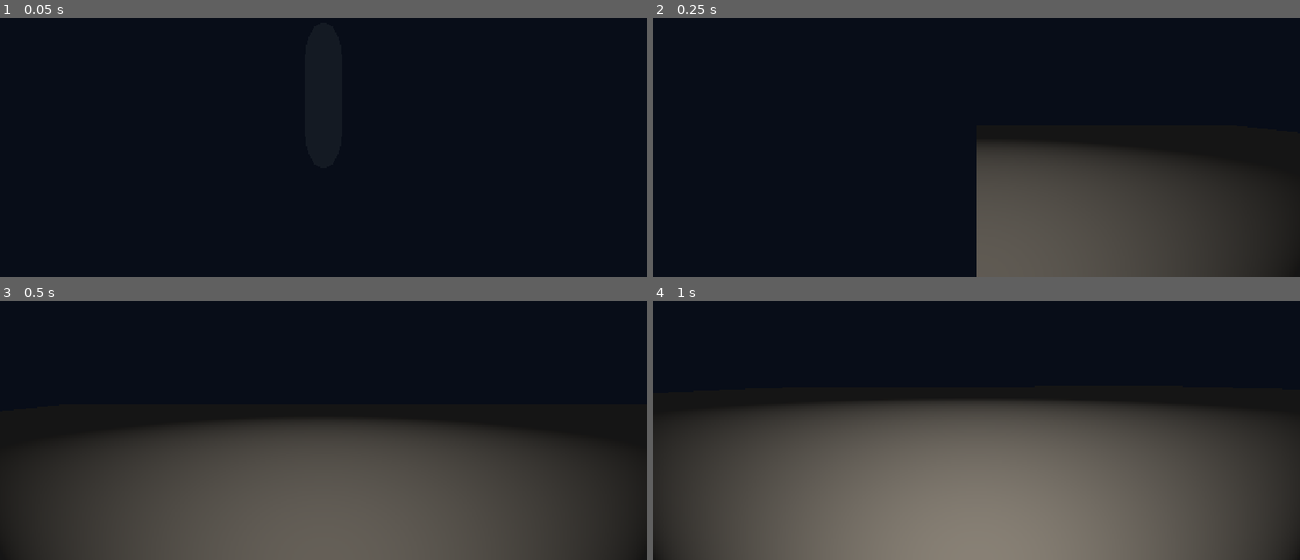
Above: before the commit, frames 1-4 (two rows, left to right).
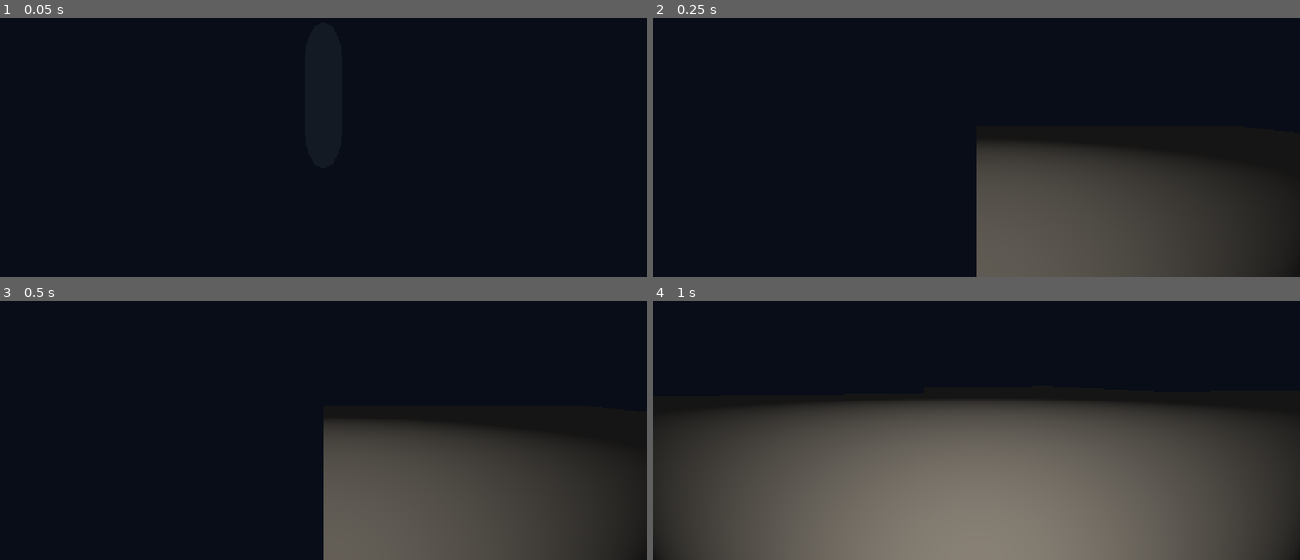
Above: after the commit, the same moments.

Repository: Robert-osu/Mine3d
Game: Godot game, scene res://main.tscn
Two runs of this game, one before a commit and one after it. Both use one fixed random seed, a clock stepped at 60 frames per second and the inputs below. This scene is started directly instead of the project's main scene.
Inputs (mouse positions are in pixels of both pictures, inside the frame that each line leads up to):
- Up to frame 1 (0.05 s): no input
- Up to frame 2 (0.25 s): no input
- Up to frame 3 (0.5 s): no input
- Up to frame 4 (1 s): tap Enter at 0.5 s; move the mouse to (1008, 376) at 0.52 s; hold W (move_forward) from 0.53 s (still down); tap Z at 0.6 s; click (1008, 376) at 0.67 s; tap Space (jump) at 0.77 s

Frame 1 is identical in both runs. In frame 3, 24% of the frame differs, in the area x 0-50%, y 45-100%; in frame 4, less than 0.1%.

Commit message:
chore: оптимизация 2

Diff:
--- a/main.tscn
+++ b/main.tscn
@@ -23,6 +23,7 @@
 planet_scale = 1000
 load_radius = 8
 air_chunks_above = 4
+sections_per_frame = 8
 
 [node name="Player" type="CharacterBody3D" parent="." unique_id=1269606711 node_paths=PackedStringArray("planet")]
 wall_min_slide_angle = 0.5235988
--- a/planet.gd
+++ b/planet.gd
@@ -12,6 +12,8 @@
 
 @export_group("Visual")
 @export var terrain_color: Color = Color("#8b765e")
+
+@export_range(1, 16) var sections_per_frame: int = 2
 
 const CHUNK_SIZE: int = 32
 const BLOCK_SIZE: float = 1.0
@@ -623,7 +625,9 @@
     delta_snapshot: Dictionary,
     request_id: int
 ) -> void:
-    var visible_cells: Array[Vector3i] = []
+
+    # Здесь будут готовые вершины и нормали каждой секции.
+    var section_build_data: Dictionary = {}
 
     var half_size := float(SIZE) * 0.5
     var radius_squared := RADIUS * RADIUS
@@ -645,53 +649,86 @@
                 var gx := chunk_origin.x + x
                 var dx := float(gx) + 0.5 - half_size
 
-                # Проверяем принадлежность сфере без Vector3.
                 if dx * dx + dyz_squared > radius_squared:
                     continue
 
-                # Проверяем разрушение блока.
-                if has_deltas:
-                    var section_id := Vector3i(
-                        key.x * SECTIONS_PER_CHUNK + x / SECTION_SIZE,
-                        key.y * SECTIONS_PER_CHUNK + y / SECTION_SIZE,
-                        key.z * SECTIONS_PER_CHUNK + z / SECTION_SIZE
-                    )
-
-                    if delta_snapshot.has(section_id):
-                        var local_index := (
-                            (z % SECTION_SIZE) * SECTION_SIZE * SECTION_SIZE
-                            + (y % SECTION_SIZE) * SECTION_SIZE
-                            + (x % SECTION_SIZE)
-                        )
-
-                        var delta: PackedByteArray = delta_snapshot[section_id]
-
-                        if delta[local_index] != 0:
-                            continue
-
                 var cell := Vector3i(gx, gy, gz)
-                var exposed := false
-
-                for direction: Vector3i in DIRECTIONS:
-                    if not _is_solid_snapshot(
-                        cell + direction,
+
+                if not _is_solid_snapshot(
+                    cell,
+                    half_size,
+                    radius_squared,
+                    delta_snapshot,
+                    has_deltas
+                ):
+                    continue
+
+                # Определяем секцию внутри чанка.
+                var section_key := Vector3i(
+                    floori(float(x) / SECTION_SIZE),
+                    floori(float(y) / SECTION_SIZE),
+                    floori(float(z) / SECTION_SIZE)
+                )
+
+                var section_data: Dictionary = section_build_data.get(
+                    section_key,
+                    {
+                        "vertices": PackedVector3Array(),
+                        "normals": PackedVector3Array()
+                    }
+                )
+
+                var vertices: PackedVector3Array = section_data["vertices"]
+                var normals: PackedVector3Array = section_data["normals"]
+
+                # Координаты блока относительно секции.
+                var block_origin := Vector3(
+                    posmod(x, SECTION_SIZE),
+                    posmod(y, SECTION_SIZE),
+                    posmod(z, SECTION_SIZE)
+                )
+
+                # Проверяем шесть соседей и добавляем открытые грани.
+                for face_index in range(6):
+                    var direction: Vector3i = DIRECTIONS[face_index]
+                    var neighbor := cell + direction
+
+                    if _is_solid_snapshot(
+                        neighbor,
                         half_size,
                         radius_squared,
                         delta_snapshot,
                         has_deltas
                     ):
-                        exposed = true
-                        break
-
-                if exposed:
-                    visible_cells.append(cell)
-
+                        continue
+
+                    var face: Array = FACE_VERTICES[face_index]
+
+                    var a: Vector3 = block_origin + face[0]
+                    var b: Vector3 = block_origin + face[1]
+                    var c: Vector3 = block_origin + face[2]
+                    var d: Vector3 = block_origin + face[3]
+
+                    vertices.append_array([
+                        a, c, b,
+                        a, d, c
+                    ])
+
+                    for i in range(6):
+                        normals.append(FACE_NORMALS[face_index])
+
+                section_data["vertices"] = vertices
+                section_data["normals"] = normals
+
+                section_build_data[section_key] = section_data
+
+    # Передаём готовую геометрию главному потоку.
     completed_mutex.lock()
 
     completed_chunk_data[request_id] = {
         "key": key,
         "request_id": request_id,
-        "visible_cells": visible_cells
+        "section_build_data": section_build_data
     }
 
     completed_mutex.unlock()
@@ -739,6 +776,7 @@
 
 func apply_completed_chunk_data() -> void:
     completed_mutex.lock()
+
     if completed_chunk_data.is_empty():
         completed_mutex.unlock()
         return
@@ -746,7 +784,9 @@
     var result_ids: Array = completed_chunk_data.keys()
     var result_id: int = int(result_ids[0])
     var result: Dictionary = completed_chunk_data[result_id]
+
     completed_chunk_data.erase(result_id)
+
     completed_mutex.unlock()
 
     var key: Vector3i = result["key"]
@@ -759,15 +799,19 @@
         return
 
     var chunk_data: Dictionary = chunks[key]
+
     if int(chunk_data["request_id"]) != request_id:
         return
 
-    chunk_data["pending_cells"] = result["visible_cells"]
-    chunk_data["build_cursor"] = 0
-    chunk_data["section_build_data"] = {}
+    var section_build_data: Dictionary = result["section_build_data"]
+
+    chunk_data["pending_section_data"] = section_build_data
+    chunk_data["pending_section_keys"] = section_build_data.keys()
+    chunk_data["section_build_cursor"] = 0
 
 func process_pending_block_creation() -> void:
-    var budget: int = blocks_per_frame
+    var budget: int = sections_per_frame
+
     var chunk_keys: Array = chunks.keys()
     chunk_keys.sort_custom(_sort_chunk_keys_near_player)
 
@@ -782,70 +826,36 @@
 
         var chunk_data: Dictionary = chunks[key]
 
-        if not chunk_data.has("pending_cells"):
+        if not chunk_data.has("pending_section_keys"):
             continue
 
-        var pending_cells: Array = chunk_data["pending_cells"]
-        var cursor: int = int(chunk_data["build_cursor"])
-
-        var section_build_data: Dictionary = chunk_data.get(
-            "section_build_data",
-            {}
-        )
-
-        while cursor < pending_cells.size() and budget > 0:
-            var cell: Vector3i = pending_cells[cursor]
+        var section_keys: Array = chunk_data["pending_section_keys"]
+        var section_build_data: Dictionary = chunk_data["pending_section_data"]
+
+        var cursor: int = int(chunk_data["section_build_cursor"])
+
+        while cursor < section_keys.size() and budget > 0:
+            var section_key: Vector3i = section_keys[cursor]
+
+            var section_data: Dictionary = section_build_data[section_key]
+
+            _finish_section_geometry(
+                key,
+                section_key,
+                section_data["vertices"],
+                section_data["normals"]
+            )
+
             cursor += 1
             budget -= 1
 
-            if not is_solid(cell.x, cell.y, cell.z):
-                continue
-
-            var section_key := get_section_key(cell)
-
-            var section_data: Dictionary = section_build_data.get(
-                section_key,
-                {
-                    "vertices": PackedVector3Array(),
-                    "normals": PackedVector3Array()
-                }
-            )
-
-            var vertices: PackedVector3Array = section_data["vertices"]
-            var normals: PackedVector3Array = section_data["normals"]
-
-            _append_cell_faces(
-                cell,
-                get_section_origin(key, section_key),
-                vertices,
-                normals
-            )
-
-            section_data["vertices"] = vertices
-            section_data["normals"] = normals
-
-            section_build_data[section_key] = section_data
-
-        chunk_data["build_cursor"] = cursor
-        chunk_data["section_build_data"] = section_build_data
-
-        if cursor >= pending_cells.size():
-            chunk_data.erase("pending_cells")
-            chunk_data.erase("build_cursor")
-
-            # Создаём геометрию каждой готовой секции.
-            for section_key_variant in section_build_data.keys():
-                var section_key: Vector3i = section_key_variant
-                var section_data: Dictionary = section_build_data[section_key]
-
-                _finish_section_geometry(
-                    key,
-                    section_key,
-                    section_data["vertices"],
-                    section_data["normals"]
-                )
-
-            chunk_data.erase("section_build_data")
+        chunk_data["section_build_cursor"] = cursor
+
+        if cursor >= section_keys.size():
+            chunk_data.erase("pending_section_keys")
+            chunk_data.erase("pending_section_data")
+            chunk_data.erase("section_build_cursor")
+
             chunk_data["generated"] = true
 
 func get_section_key(cell: Vector3i) -> Vector3i:
